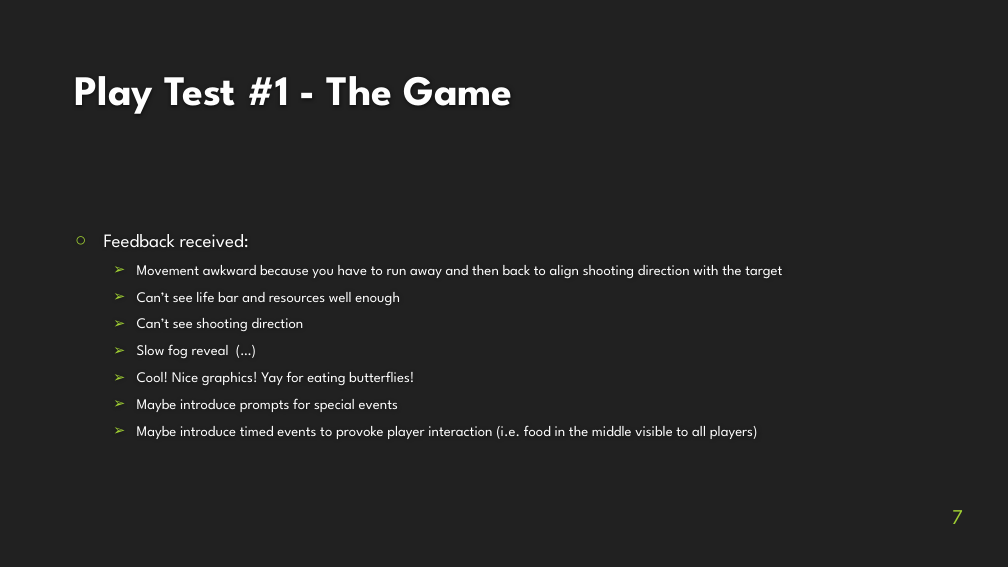
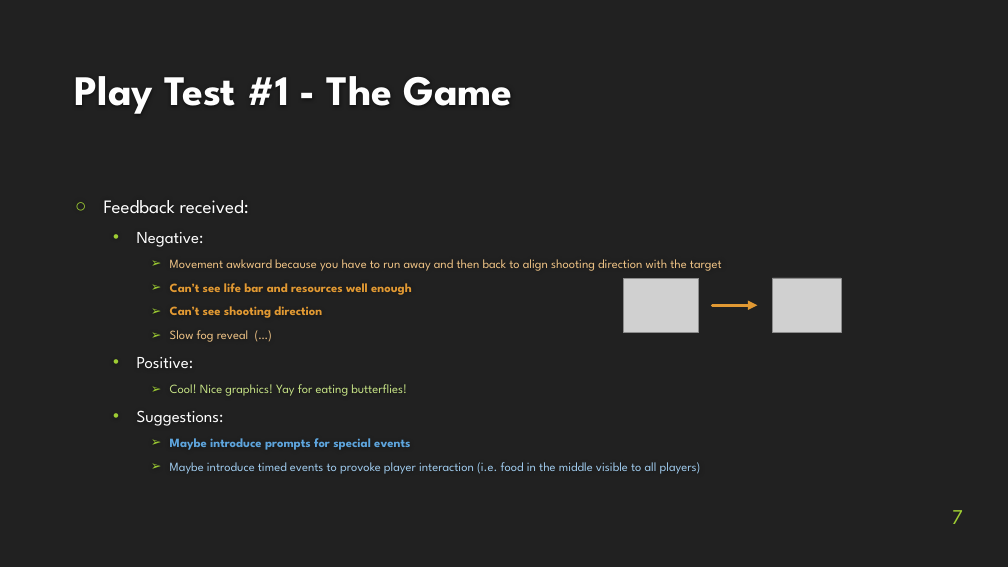
Before and after one commit to rdgain/Hunger-Games-VGDL, a slide deck: slide 7 of docs/final presentation.pptx. Drawn at 1008x567 pixels with LibreOffice and Linux fonts; fonts in the diff are those of the drawing; grey boxes stand for pictures; background and template pictures are left out. Boxes give left, top, right and bottom in pixels: in the first picture for what was removed or moved away, otherwise in the second. Text is boxed around its words. In the diff, an @@ line names an element or a change of style, - is before the commit and + after.

Commit message:
GUI improvement for human players after play test #1

```diff
--- a/docs/final presentation.pptx
+++ b/docs/final presentation.pptx
@@ text at [137, 232, 204, 247]: paragraph added @@
+  • Negative:
@@ text at [170, 259, 722, 474]: size 14 to 12 pt in "Movement awkward because you have to run ...", "Can’t see life bar and resources well ...", "Can’t see shooting direction", "Slow fog reveal (…)" and 3 more places; text colour #FFFFFF to #EDC285 in "Movement awkward because you have to run ...", "Slow fog reveal (…)"; text colour #FFFFFF to #E19933 in "Can’t see life bar and resources well ...", "Can’t see shooting direction"; bold on in "Can’t see life bar and resources well ...", "Can’t see shooting direction", "Maybe introduce prompts for special events"; text colour #FFFFFF to #C5E185 in "Cool! Nice graphics! Yay for eating butterflies!"; text colour #FFFFFF to #5EA5DD in "Maybe introduce prompts for special events"; text colour #FFFFFF to #9EC9EB in "Maybe introduce timed events to provoke player ..."; list level 2 to 3 in "Movement awkward because you have ..."; list level 2 to 3 in "Can’t see life bar and ..."; list level 2 to 3 in "Can’t see shooting direction"; list level 2 to 3 in "Slow fog reveal (…)"; list level 2 to 3 in "Cool! Nice graphics! Yay for ..."; list level 2 to 3 in "Maybe introduce prompts for special ..."; list level 2 to 3 in "Maybe introduce timed events to ..." @@
@@ picture added at [623, 278, 699, 333] @@
@@ picture added at [773, 278, 842, 333] @@
@@ arrow added from (712, 306) to (758, 306), #E19933 3 pt @@
@@ text at [137, 357, 194, 368]: paragraph added @@
+  • Positive:
@@ text at [137, 410, 224, 426]: paragraph added @@
+  • Suggestions:
```
Also in this commit, not shown: 1 slide added, 2 other files.
